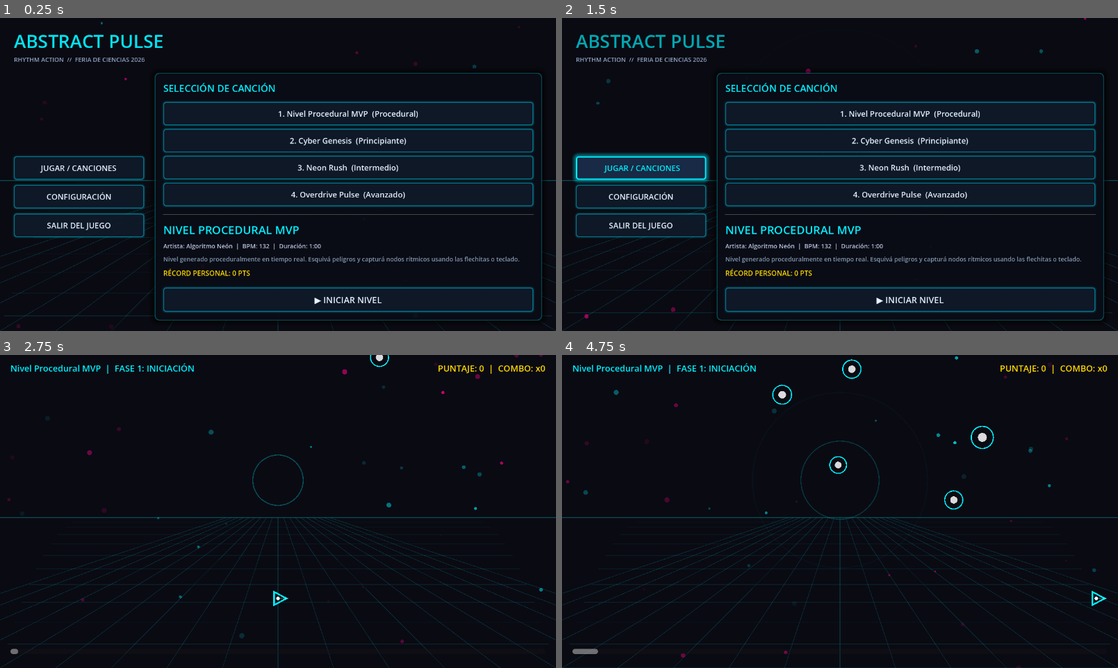
Above: before the commit, frames 1-4 (two rows, left to right).
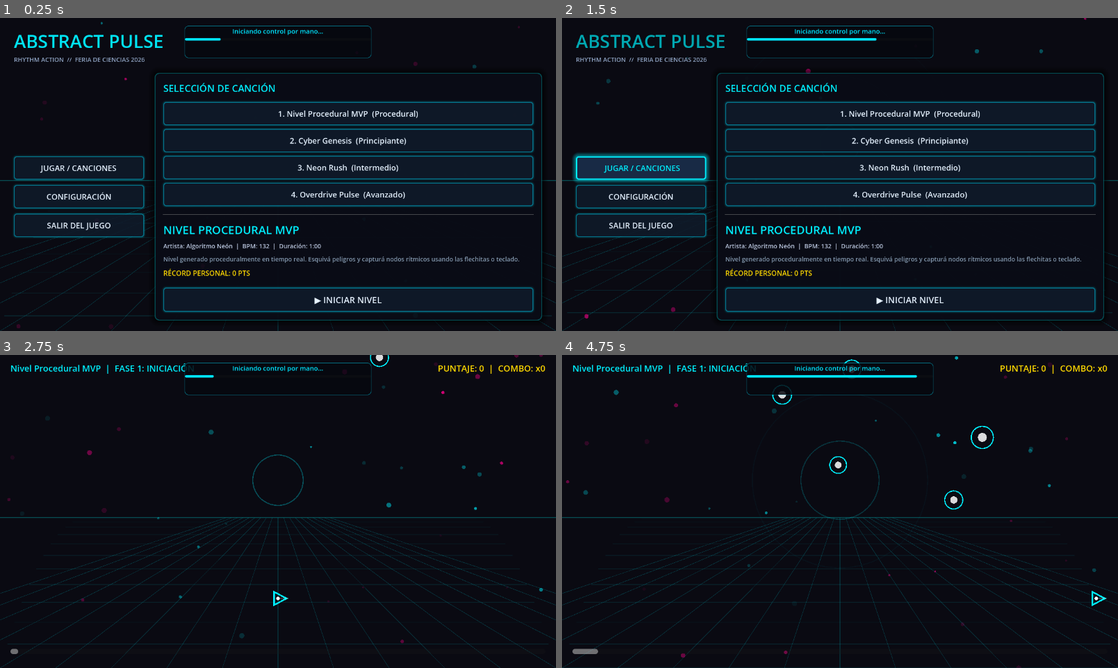
Above: after the commit, the same moments.

Repository: SlenderDigital/FeriaDeCiencias
Game: Godot game, scene res://scenes/MainMenu.tscn
The game is run twice, just before and just after one commit, with the same random seed, the same clock (stepped at 60 frames per second) and the same inputs.
Inputs (mouse positions are in pixels of both pictures, inside the frame that each line leads up to):
- Up to frame 1 (0.25 s): no input
- Up to frame 2 (1.5 s): click "JUGAR / CANCIONES" at 0.5 s; click "JUGAR / CANCIONES" at 1.25 s
- Up to frame 3 (2.75 s): click "▶ INICIAR NIVEL" at 2 s
- Up to frame 4 (4.75 s): tap Enter (ui_accept) at 2.75, 3.02, 3.32 s; move the mouse to (962, 495) at 2.77 s; hold Right 2.78-3.5 s; tap Space at 2.85, 4.35 s; click (962, 495) at 2.92 s; drag from (728, 527) to (812, 574) at 3.52 s; move the mouse to (895, 442) at 4.27 s; hold Right from 4.28 s (still down)

The runs differ from the first frame. In frame 1, 0.4% of the frame differs, in the area x 33-67%, y 2-13%; in frame 2, 0.5%; in frame 3, 0.4%; in frame 4, 0.7%.

Commit message:
feat: tracker self-cleanup on game close (watchdog + exit flag), fix entrypoint
- run_tracker.sh: watchdog monitors parent PID (captured once, not re-read)
  so tracker stops when game closes via any path (button/Alt+F4/Win+W).
- run_tracker.sh: backup exit flag (.tracker.game_exit) written by Godot
  _exit_tree for edge cases where bash parent dies before watchdog checks PID.
- HandTrackingClient.gd _exit_tree: write exit flag instead of unreliable
  OS.kill(). _exit_tree is not guaranteed on Alt+F4/Win+W, and OS.kill() in
  Godot 4.x is async.
- tracker_server/pyproject.toml: entrypoint corrected to mediapipe_py.main:main
  (was pointing at __init__.py stub -> "camera no responde").
- tracker_server/src/mediapipe_py/main.py: refactored into main() with
  if __name__ == "__main__" guard.
- .gitignore: add .tracker.status + .hermes/ (agent internal, not project content).

Co-Authored-By: Hermes Agent <hermes@nousresearch.com>

Diff:
--- a/scripts/HandTrackingClient.gd
+++ b/scripts/HandTrackingClient.gd
@@ -1,12 +1,15 @@
 extends Node
 ## HandTrackingClient — escucha landmarks de MediaPipe por UDP (127.0.0.1:5005)
 ## y expone: has_hand, get_palm_center() (normalizado 0-1, X espejada) y
-## get_hand_angle_deg(). El emisor es tracker_server/ (dentro de este repo).
+## get_hand_angle_deg().
 ##
-## Al abrir el juego, levanta automáticamente el tracker (run_tracker.sh) si el
-## puerto está libre, y muestra una barra de estado para que sepas cuándo el
-## control por mano está listo (evita que parezca que no funciona durante la
-## carga, sobre todo la primera vez que se descargan las dependencias).
+## Al abrir el juego:
+##  - Si el tracker (tracker_server/) no está corriendo y ya está instalado
+##    (.venv existe), lo levanta solo (run_tracker.sh), sin reinstalar.
+##  - Si no está instalado, avisa cómo hacerlo (instalación única, a mano).
+##  - Si ya estaba corriendo, no duplica: solo se conecta.
+## Muestra una barra de estado arriba para que sepas cuándo el control por mano
+## está listo. Si el tracker no anda, queda el control por teclado.
 
 signal hand_updated
 
@@ -14,55 +17,99 @@
 const LANDMARK_COUNT := 21
 const NO_HAND_TIMEOUT := 0.5   # segundos sin datagrama -> se corta el tracking
 const TRACKER_SCRIPT := "res://run_tracker.sh"
-const STATUS_FILE := "res://tracker_server/.tracker.status"
-const NO_DATA_WARN_SEC := 25.0   # si tras esto sigue sin llegar nada, algo falló
+const TRACKER_DIR := "res://tracker_server/"
 
 var _udp := PacketPeerUDP.new()
 var _points := PackedVector3Array()   # 21 landmarks normalizados (x,y,z)
 var has_hand := false
 var _last_packet_time := 0.0
-var _got_datagram := false   # el tracker ya está mandando datos
-var _tracker_pid := 0        # PID del tracker lanzado por el juego (0 = ninguno)
-var _spawn_time := 0.0
-
-# --- UI de estado del tracker ---
+var _got_datagram := false   # el tracker está mandando datos
+
+# Estado del arranque: "spawned" | "running" | "failed" | "needs_install"
+var _spawn_state := "spawned"
+var _tracker_pid := 0          # PID del run_tracker.sh que lanzó el juego
+var _tracker_started_here := false   # true si el juego lo levantó (y debe cerrarlo)
+
+# --- UI de estado ---
 var _panel: PanelContainer
 var _lbl: Label
 var _bar: ProgressBar
+var _last_ui_update := 0.0
 var _status_path := ""
-var _cached_phase := ""
-var _last_phase_read := 0.0
-var _last_ui_update := 0.0
+var _cached_status := ""
+var _last_status_read := 0.0
 
 func _ready() -> void:
 	var err := _udp.bind(UDP_PORT)
 	if err != OK:
 		push_warning("[HandTracking] No pudo bindear UDP %d: %s" % [UDP_PORT, err])
 	else:
-		# Puerto libre => nadie más lo usa; levantamos el tracker de mano de fondo.
-		_start_tracker_server()
-
-func _start_tracker_server() -> void:
-	var script_path := ProjectSettings.globalize_path(TRACKER_SCRIPT)
-	_status_path = ProjectSettings.globalize_path(STATUS_FILE)
-	_spawn_time = Time.get_ticks_msec() / 1000.0
-	print("[HandTracking] Levantando tracker de mano (MediaPipe): ", script_path)
-	_tracker_pid = OS.create_process(script_path, [])
-	if _tracker_pid > 0:
-		print("[HandTracking] Tracker lanzado (PID=%d). Esperando landmarks por UDP %d." % [_tracker_pid, UDP_PORT])
-	else:
-		push_warning("[HandTracking] No se pudo lanzar el tracker (código=%d). Control por teclado." % _tracker_pid)
+		_auto_start_tracker()
 	_build_status_ui()
 	_update_status_ui(true)
 
 func _exit_tree() -> void:
-	# Al cerrar el juego, apagamos el tracker que levantamos para no dejar la cámara abierta.
-	if _tracker_pid > 0:
-		print("[HandTracking] Cerrando tracker (PID=%d)" % _tracker_pid)
-		OS.kill(_tracker_pid)
-		_tracker_pid = 0
-	if _panel:
-		_panel.queue_free()
+	# Al cerrar el juego, escribir la bandera que le dice al tracker que
+	# se cierre. El script (run_tracker.sh) tiene un WATCHDOG que monitorea
+	# al padre del juego; si el juego muere (botón, Alt+F4, Win+W, crash) el
+	# tracker se cierra solo. Este flag es respaldo por si el proceso bash se
+	# muere antes de que el loop chequeé el PID (p.ej. a veces Win+W).
+	if _status_path != "":
+		var flag := ProjectSettings.globalize_path(TRACKER_DIR) + ".tracker.game_exit"
+		var f := FileAccess.open(flag, FileAccess.WRITE)
+		if f:
+			f.store_string("1")
+			f.close()
+		print("[HandTracking] Bandera de salida escrita para el tracker.")
+
+func _auto_start_tracker() -> void:
+	_status_path = ProjectSettings.globalize_path(TRACKER_DIR) + ".tracker.status"
+	var script_path := ProjectSettings.globalize_path(TRACKER_SCRIPT)
+
+	# 1) Si ya había un tracker (instancia anterior / manual), no duplicar.
+	if _lock_live():
+		_spawn_state = "running"
+		_tracker_started_here = false
+		print("[HandTracking] Tracker ya corriendo. Solo me conecto por UDP ", UDP_PORT, ".")
+		return
+
+	# 2) Si no está instalado el .venv, no instalamos desde el juego: instalación única.
+	if not FileAccess.file_exists(ProjectSettings.globalize_path(TRACKER_DIR) + ".venv/bin/python"):
+		_spawn_state = "needs_install"
+		_tracker_started_here = false
+		print("[HandTracking] Tracker no instalado. Corré una vez: ./run_tracker.sh")
+		return
+
+	# 3) Levantar el tracker como HIJO de este juego (se cierra solo al salir).
+	var pid := OS.create_process(script_path, [])
+	if pid > 0:
+		_spawn_state = "spawned"
+		_tracker_pid = pid
+		_tracker_started_here = true
+		print("[HandTracking] Tracker lanzado (PID=%d). Esperando landmarks por UDP %d." % [pid, UDP_PORT])
+	else:
+		_spawn_state = "failed"
+		_tracker_started_here = false
+		push_warning("[HandTracking] No se pudo lanzar el tracker (código=%d). Teclado." % pid)
+
+func _lock_pid() -> int:
+	# Lee tracker_server/.tracker.pid y devuelve el PID del tracker (0 si no hay).
+	var lock := ProjectSettings.globalize_path(TRACKER_DIR) + ".tracker.pid"
+	if not FileAccess.file_exists(lock):
+		return 0
+	var f := FileAccess.open(lock, FileAccess.READ)
+	if not f:
+		return 0
+	var pid_str := f.get_as_text().strip_edges()
+	f.close()
+	if pid_str.is_empty() or not pid_str.is_valid_int():
+		return 0
+	return int(pid_str)
+
+func _lock_live() -> bool:
+	# ¿Hay un proceso tracker vivo (el del lock)? kill -0 no mata, solo chequea.
+	var p := _lock_pid()
+	return p > 0 and OS.execute("kill", ["-0", str(p)]) == 0
 
 func _process(_delta: float) -> void:
 	# Timeout: si no llega datagrama, caer a teclado.
@@ -136,8 +183,8 @@
 	_panel.anchor_right = 0.5
 	_panel.anchor_top = 0.0
 	_panel.anchor_bottom = 0.0
-	_panel.offset_left = -190
-	_panel.offset_right = 190
+	_panel.offset_left = -215
+	_panel.offset_right = 215
 	_panel.offset_top = 18
 	_panel.offset_bottom = 92
 
@@ -175,7 +222,7 @@
 		return
 
 	# El tracker está mandando datos -> listo, solo falta la mano.
-	if _got_datagram:
+	if _got_datagram or _tracker_status() == "ready":
 		_set_ui_visible(true)
 		_set_bar_fill(Color(0.1, 1.0, 0.45, 1))
 		_lbl.text = "Control por mano listo — mostrá la mano"
@@ -183,33 +230,39 @@
 		_bar.value = 100.0
 		return
 
-	var f := _read_status_phase()
-	_set_ui_visible(true)
-
-	if _tracker_pid <= 0:
-		_lbl.text = "Tracker no disponible — se usa el teclado"
+	var st := _tracker_status()
+	if _spawn_state == "needs_install":
+		_set_ui_visible(true)
+		_lbl.text = "Tracker no instalado — corré ./run_tracker.sh una vez"
+		_lbl.add_theme_color_override("font_color", Color(1, 0.78, 0.25, 1))
+		_set_bar_fill(Color(1, 0.6, 0.2, 1))
+		_bar.value = 0.0
+	elif _spawn_state == "failed" or st.begins_with("error"):
+		_set_ui_visible(true)
+		_lbl.text = "No se pudo iniciar el tracker — se usa el teclado"
 		_lbl.add_theme_color_override("font_color", Color(1, 0.5, 0.5, 1))
 		_set_bar_fill(Color(1, 0.3, 0.3, 1))
 		_bar.value = 0.0
-	elif f == "installing":
-		_lbl.text = "Instalando control por mano (primera vez)…"
-		_indeterminate_bar(now)
-		_lbl.add_theme_color_override("font_color", Color(0.9, 0.35, 1, 1))
-		_set_bar_fill(Color(0.9, 0.35, 1, 1))
-	elif f.begins_with("error") or now - _spawn_time > NO_DATA_WARN_SEC:
-		_lbl.text = "La cámara no responde — se usa el teclado"
-		_lbl.add_theme_color_override("font_color", Color(1, 0.5, 0.5, 1))
-		_set_bar_fill(Color(1, 0.3, 0.3, 1))
-		_bar.value = 0.0
-	else:
+	else:
+		# "spawned" / "running": arrancando (Primera vez mediapipe carga ~5-10s).
+		_set_ui_visible(true)
 		_lbl.text = "Iniciando control por mano…"
-		_indeterminate_bar(now)
 		_lbl.add_theme_color_override("font_color", Color(0, 0.9, 1, 1))
 		_set_bar_fill(Color(0, 0.9, 1, 1))
-
-func _indeterminate_bar(now: float) -> void:
-	# Barra "de descarga" animada mientras no sabemos cuándo termina.
-	_bar.value = fmod(now * 38.0, 100.0)
+		_bar.value = fmod(now * 38.0, 100.0)
+
+func _tracker_status() -> String:
+	var now := Time.get_ticks_msec() / 1000.0
+	if now - _last_status_read < 0.3:
+		return _cached_status
+	_last_status_read = now
+	_cached_status = ""
+	if FileAccess.file_exists(_status_path):
+		var f := FileAccess.open(_status_path, FileAccess.READ)
+		if f:
+			_cached_status = f.get_as_text().strip_edges()
+			f.close()
+	return _cached_status
 
 func _set_bar_fill(c: Color) -> void:
 	var fill := StyleBoxFlat.new()
@@ -217,19 +270,6 @@
 	fill.set_corner_radius_all(3)
 	_bar.add_theme_stylebox_override("fill", fill)
 
-func _read_status_phase() -> String:
-	var now := Time.get_ticks_msec() / 1000.0
-	if now - _last_phase_read < 0.3:
-		return _cached_phase
-	_last_phase_read = now
-	_cached_phase = ""
-	if FileAccess.file_exists(_status_path):
-		var f := FileAccess.open(_status_path, FileAccess.READ)
-		if f:
-			_cached_phase = f.get_as_text().strip_edges()
-			f.close()
-	return _cached_phase
-
 func _set_ui_visible(v: bool) -> void:
 	if _panel and _panel.visible != v:
 		_panel.visible = v
Not shown, changed: .gitignore
Not shown, changed: README.md
Not shown, changed: run_tracker.sh
Not shown, changed: tracker_server/pyproject.toml
Not shown, changed: tracker_server/src/mediapipe_py/main.py
